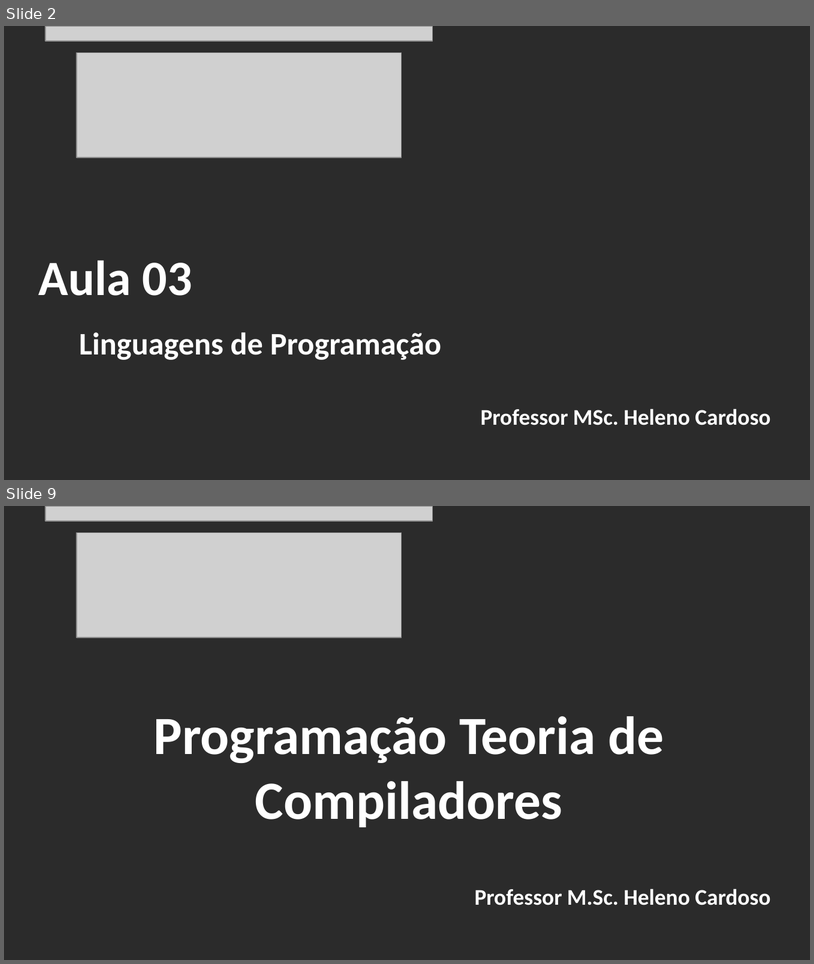
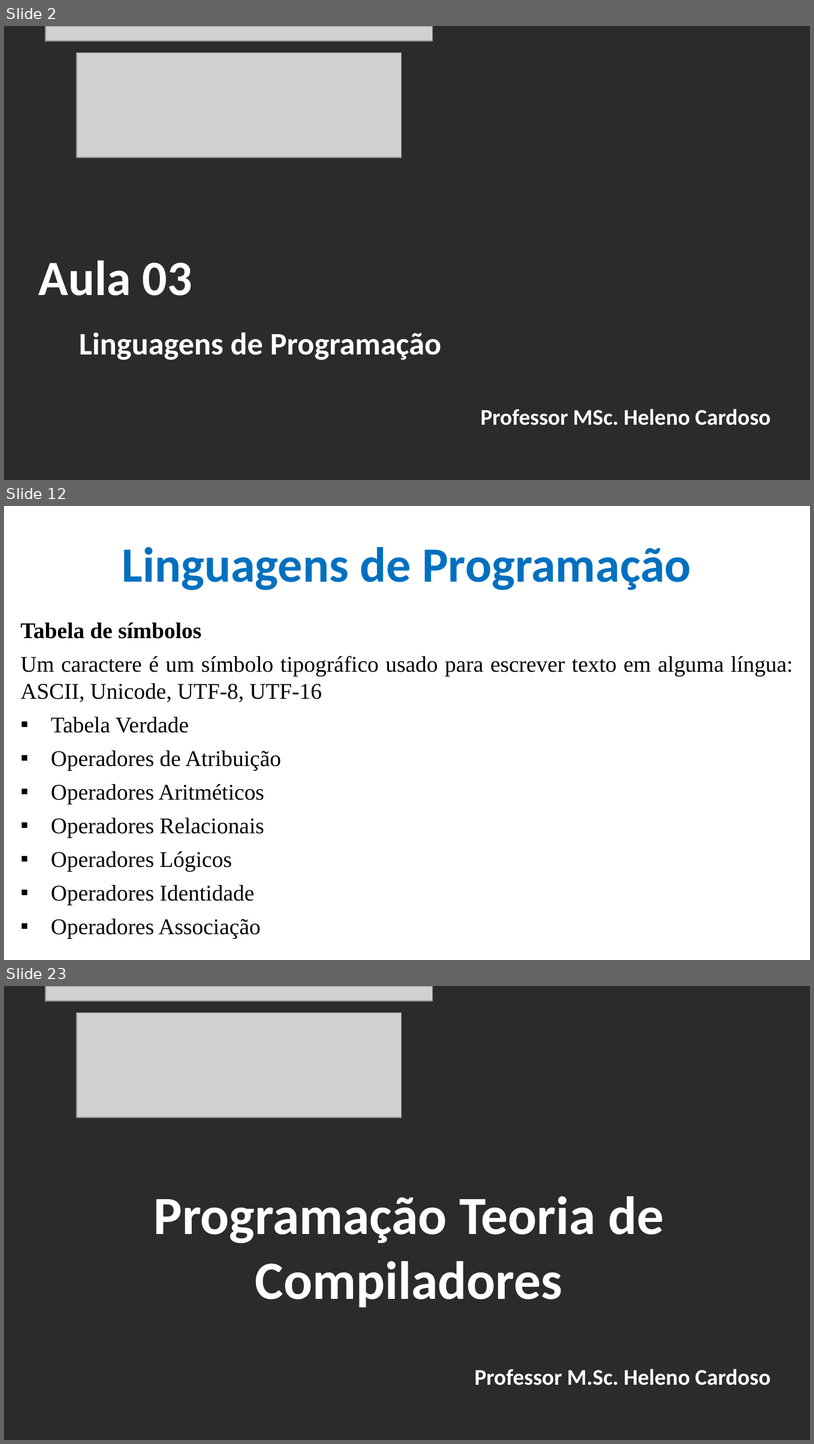
Before and after one commit to CloudEducationBrazil/WydenTeoriaCompiladores, a slide deck: 01 Classes/Aula 03 Teoria de Compiladores - Linguagens de programação.pptx. Shown one above the other, each under a label of ours: slides 2 and 9 before the commit, slides 2, 12 and 23 after it; the slides between them are not shown. The pictures are 814x964 and 814x1444 pixels, drawn with LibreOffice and Linux fonts; fonts in the diff are those of the drawing; grey boxes stand for pictures; background and template pictures are left out; a plain dark background stands for a picture behind light text. Boxes give left, top, right and bottom in pixels: in the first picture for what was removed or moved away, otherwise in the second. Text is boxed around its words. In the diff, an @@ line names an element or a change of style, - is before the commit and + after.

```diff
--- a/01 Classes/Aula 03 Teoria de Compiladores - Linguagens de programação.pptx
+++ b/01 Classes/Aula 03 Teoria de Compiladores - Linguagens de programação.pptx
@@ slide 12 added at (4,506,810,960), background picture (left out) @@
@@ title added at (122,547,692,590), 44 pt, text #0070C0, bold @@
+Linguagens de Programação
@@ text added at (21,622,794,938), 20 pt, text #000000 @@
+Tabela de símbolos
+Um caractere é um símbolo tipográfico usado para escrever texto em alguma língua: ASCII, Unicode, UTF-8, UTF-16
+▪ Tabela Verdade
+▪ Operadores de Atribuição
+▪ Operadores Aritméticos
+▪ Operadores Relacionais
+▪ Operadores Lógicos
+▪ Operadores Identidade
+▪ Operadores Associação
@@ what was slide 9 is now slide 23 @@
```
Also in this commit, not shown: 6 slides changed, 13 other slides added.
